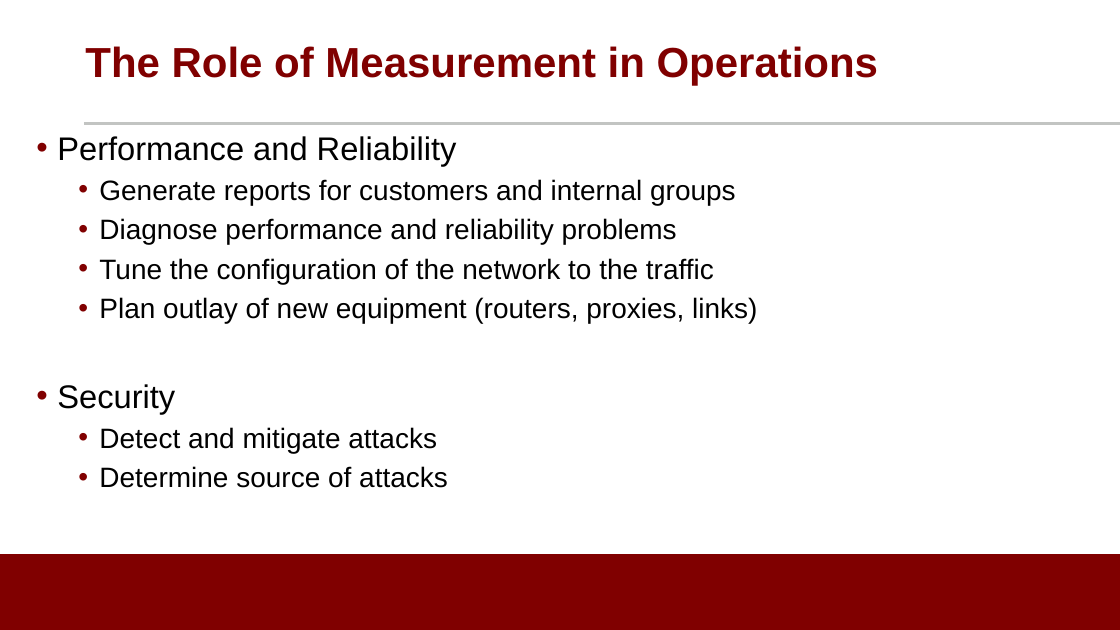
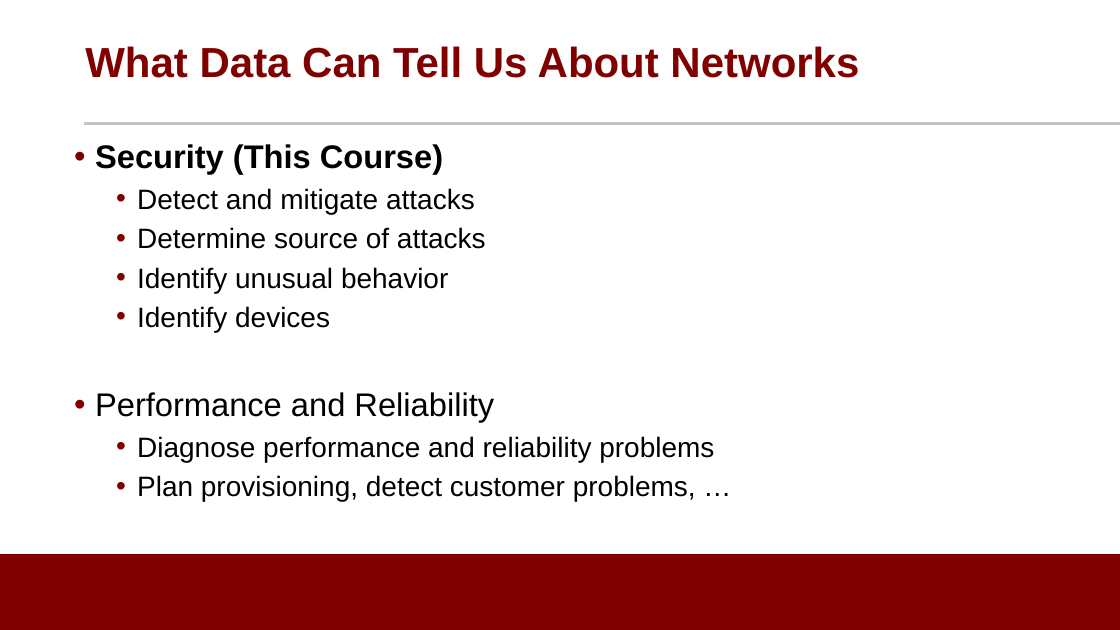
Before and after one commit to noise-lab/ML-Cybersecurity, a slide deck: slide 7 of module-2/ppt/2.2-Measurement.pptx. Drawn at 1120x630 pixels with LibreOffice and Linux fonts; fonts in the diff are those of the drawing; background and template pictures are left out. Boxes give left, top, right and bottom in pixels: in the first picture for what was removed or moved away, otherwise in the second. Text is boxed around its words. In the diff, an @@ line names an element or a change of style, - is before the commit and + after.

Commit message:
slide updates

```diff
--- a/module-2/ppt/2.2-Measurement.pptx
+++ b/module-2/ppt/2.2-Measurement.pptx
@@ title at (x1=85, y1=46, x2=859, y2=78): text changed @@
-The Role of Measurement in Operations
+What Data Can Tell Us About Networks
@@ text "Security (This Course)" moved from (x1=57, y1=136, x2=757, y2=488) to (x1=95, y1=144, x2=714, y2=501) @@
@@ text at (x1=95, y1=144, x2=443, y2=174): text changed; size 24 to 28 pt; bold on @@
-• Performance and Reliability
-  • Generate reports for customers and internal groups
-  • Diagnose performance and reliability problems
-  • Tune the configuration of the network to the traffic
-  • Plan outlay of new equipment (routers, proxies, links)
-• Security
+• Security (This Course)
@@ text at (x1=95, y1=267, x2=714, y2=501): paragraphs added @@
+  • Identify unusual behavior
+  • Identify devices
+• Performance and Reliability
+  • Diagnose performance and reliability problems
+  • Plan provisioning, detect customer problems, …
```
Also in this commit, not shown: 8 other slides changed, 1 slide added, 3 slides removed, 5 other files.
